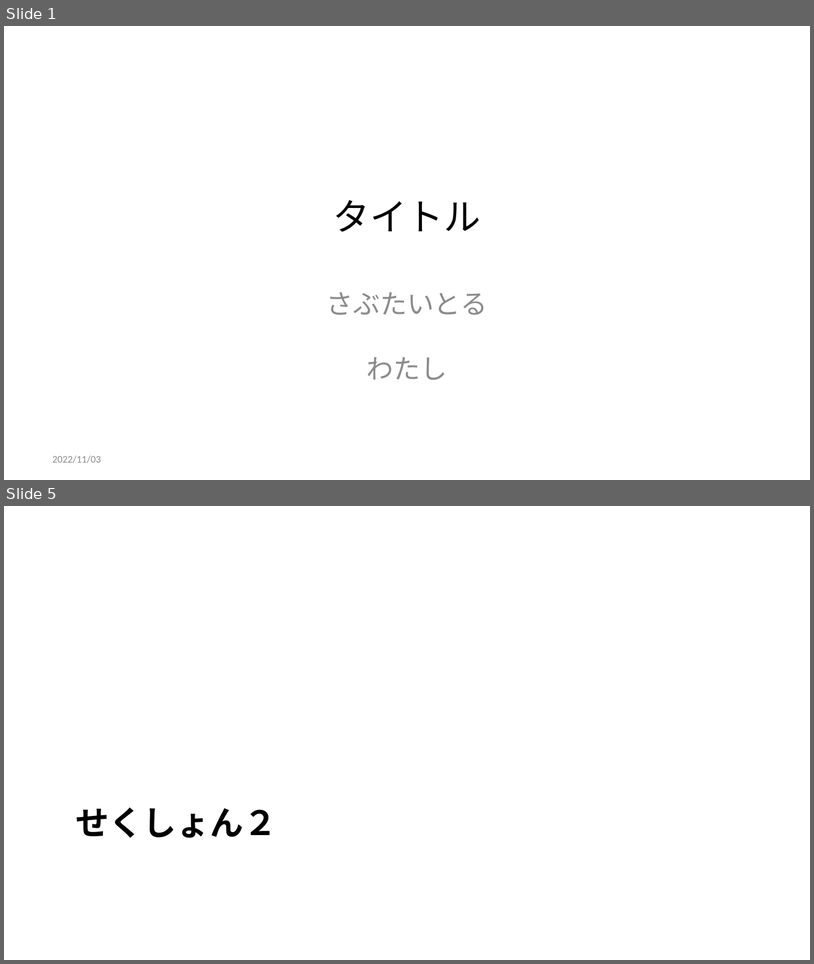
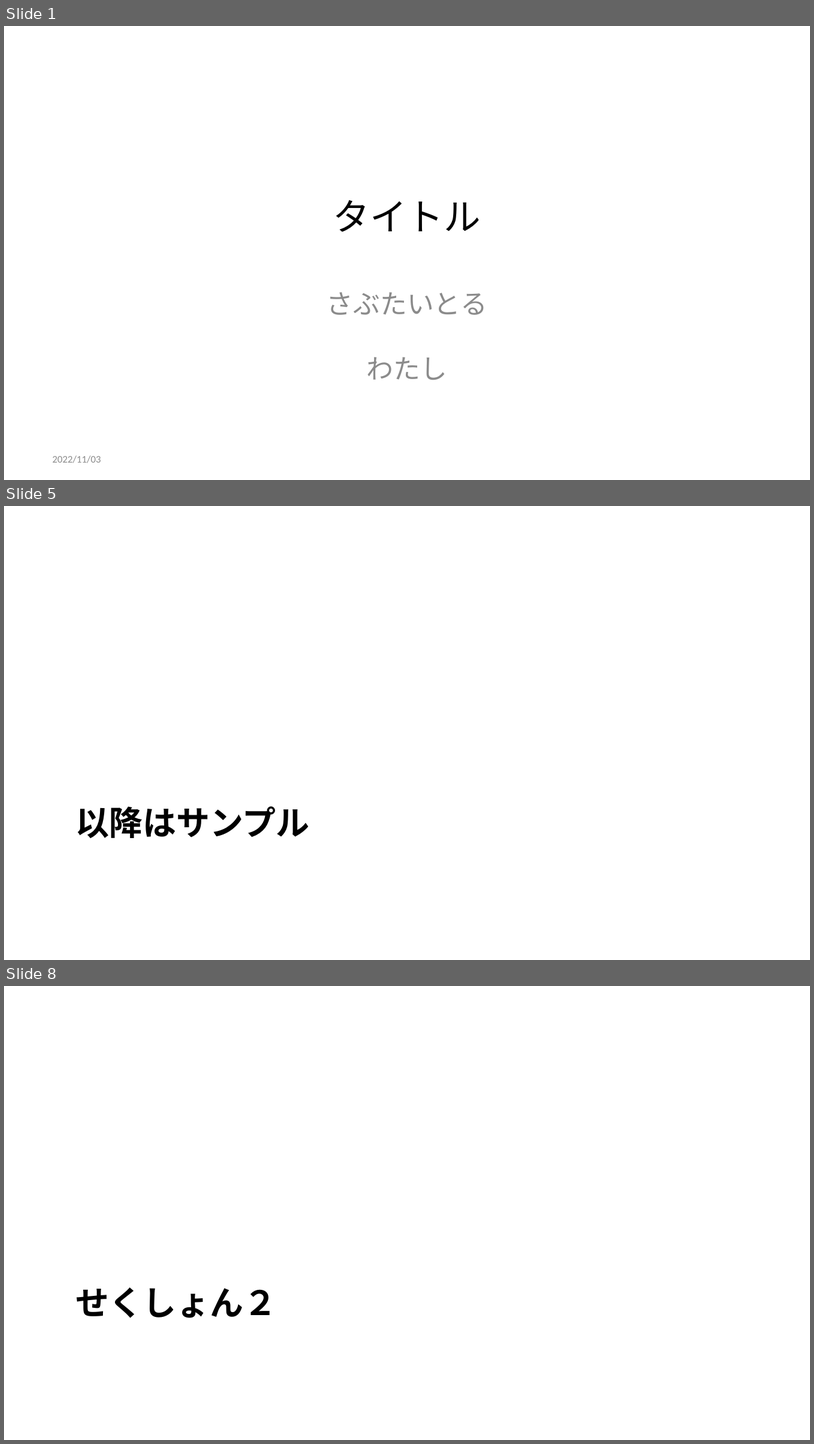
Before and after one commit to kfjt/md2pptxJP, a slide deck: outfile.pptx. Shown one above the other, each under a label of ours: slides 1 and 5 before the commit, slides 1, 5 and 8 after it; the slides between them are not shown. The pictures are 814x964 and 814x1444 pixels, drawn with LibreOffice and Linux fonts; fonts in the diff are those of the drawing. Boxes give left, top, right and bottom in pixels: in the first picture for what was removed or moved away, otherwise in the second. Text is boxed around its words. In the diff, an @@ line names an element or a change of style, - is before the commit and + after.

```diff
--- a/outfile.pptx
+++ b/outfile.pptx
@@ slide 5 added at (4,506,810,960), background #FFFFFF @@
@@ title added at (76,806,310,838), 30 pt, text #000000, bold @@
+以降はサンプル
@@ what was slide 5 is now slide 8 @@
```
Also in this commit, not shown: 4 slides changed, 3 other slides added, 3 slides removed, 6 other files.
